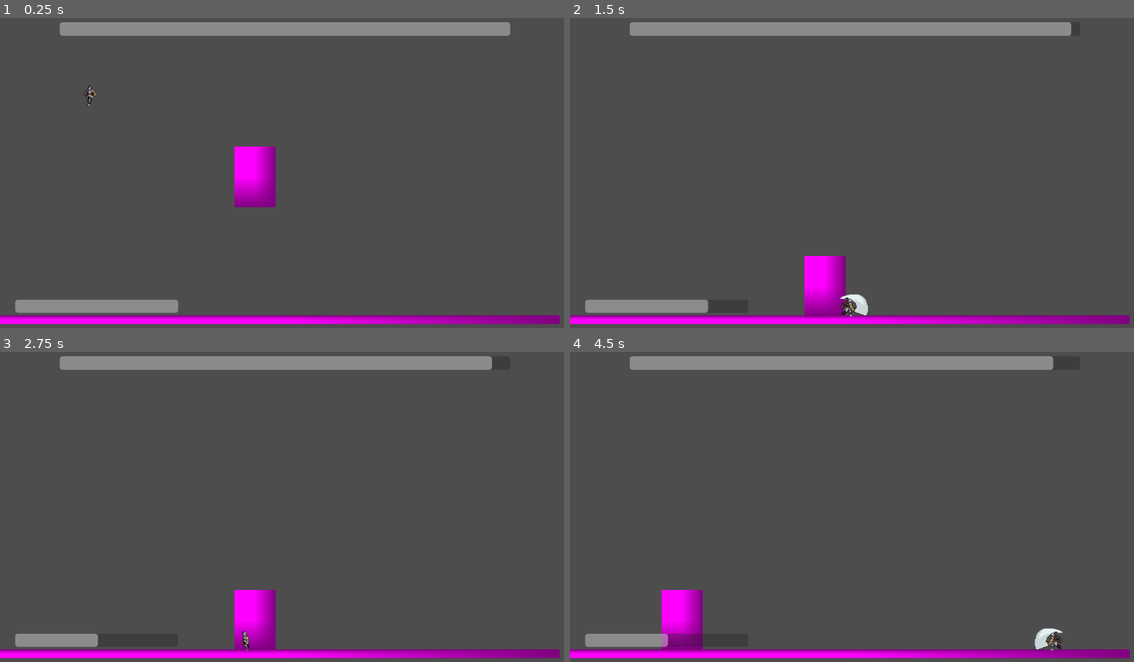
Above: before the commit, frames 1-4 (two rows, left to right).
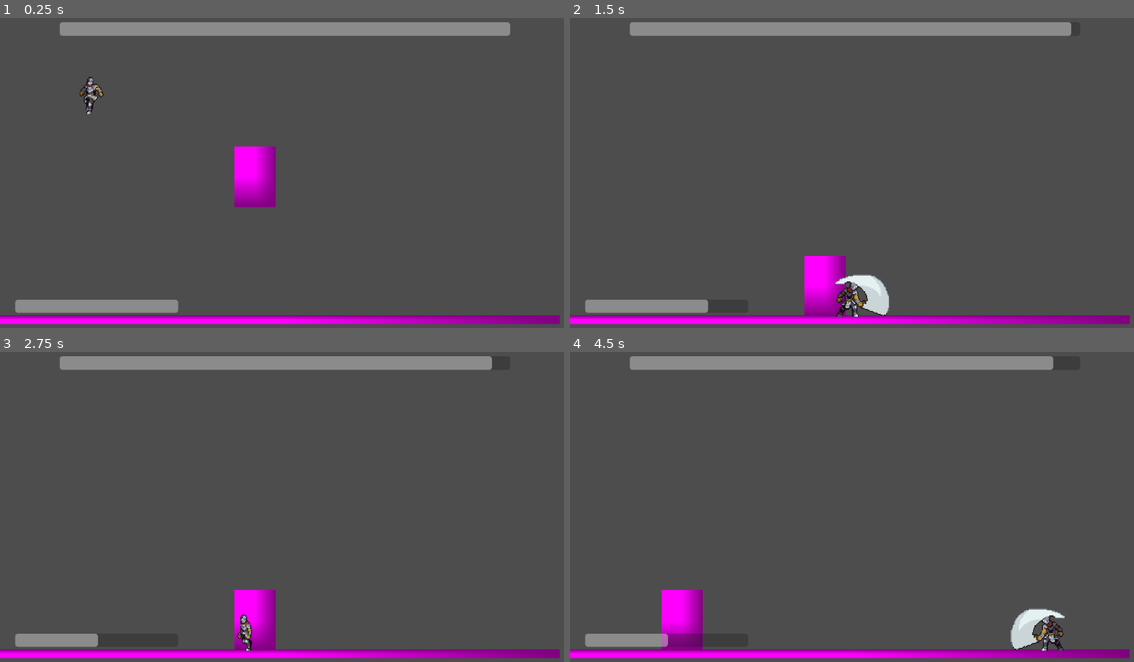
Above: after the commit, the same moments.

Repository: AnirvinyaKolli/SlimeSlayer-gamejam
Game: Godot game, scene res://testing/test_scene.tscn
Two runs of this game, one before a commit and one after it. Both use one fixed random seed, a clock stepped at 60 frames per second and the inputs below.
Inputs (mouse positions are in pixels of both pictures, inside the frame that each line leads up to):
- Up to frame 1 (0.25 s): no input
- Up to frame 2 (1.5 s): move the mouse to (976, 154) at 0.52 s; hold D (RIGHT) from 0.53 s (still down); click (976, 154) at 0.6 s; tap W (JUMP) at 0.77 s; move the mouse to (739, 185) at 1.27 s; click (739, 185) at 1.35 s
- Up to frame 3 (2.75 s): tap W (JUMP) at 1.52 s; move the mouse to (338, 432) at 2.02 s; release D (RIGHT) at 2.03 s; hold A (LEFT) from 2.03 s (still down); click (338, 432) at 2.1 s
- Up to frame 4 (4.5 s): move the mouse to (823, 565) at 2.77 s; release A (LEFT) at 2.78 s; hold D (RIGHT) 2.78-4.28 s; click (823, 565) at 2.85 s; tap W (JUMP) at 3.02, 3.77 s; move the mouse to (1021, 550) at 3.52 s; click (1021, 550) at 3.6 s; move the mouse to (682, 457) at 4.27 s; hold A (LEFT) from 4.28 s (still down); click (682, 457) at 4.35 s

The runs differ from the first frame. In frame 1, 0.2% of the frame differs, in the area x 14-19%, y 18-31%; in frame 2, 1.0%, in the area x 46-57%, y 82-97%; in frame 3, 0.2%; in frame 4, 0.9%.

Commit message:
player size change

Diff:
--- a/slimeslayer/boss_fight_section/boss/abusive_father.tscn
+++ b/slimeslayer/boss_fight_section/boss/abusive_father.tscn
@@ -8,7 +8,7 @@
 size = Vector2(47.6562, 84.6006)
 
 [sub_resource type="RectangleShape2D" id="RectangleShape2D_oh0os"]
-size = Vector2(83, 11)
+size = Vector2(83, 1)
 
 [sub_resource type="RectangleShape2D" id="RectangleShape2D_24g1y"]
 size = Vector2(84, 100.5)
@@ -28,7 +28,8 @@
 [node name="hit_box" type="Area2D" parent="."]
 
 [node name="CollisionShape2D" type="CollisionShape2D" parent="hit_box"]
-position = Vector2(-0.5, 55.5)
+position = Vector2(-0.5, 60.5)
+scale = Vector2(1.08932, 0.142851)
 shape = SubResource("RectangleShape2D_oh0os")
 debug_color = Color(0.976573, 0, 0.410822, 0.42)
 
--- a/slimeslayer/boss_fight_section/player/boss_fight_player.tscn
+++ b/slimeslayer/boss_fight_section/player/boss_fight_player.tscn
@@ -15,6 +15,7 @@
 height = 66.0
 
 [node name="CharacterBody2D" type="CharacterBody2D"]
+scale = Vector2(1.91632, 1.88)
 collision_layer = 2
 script = ExtResource("1_oul6g")
 
--- a/slimeslayer/boss_fight_section/player/player_controller.gd
+++ b/slimeslayer/boss_fight_section/player/player_controller.gd
@@ -16,7 +16,8 @@
 
 func _ready() -> void:
 	attack_timer.wait_time = sprite.sprite_frames.get_frame_count("attack") / sprite.sprite_frames.get_animation_speed("attack")
-
+	hit_box.monitoring = false
+	hit_box.set_collision_layer_value(1, false)
 
 func _physics_process(delta):
 	if not is_on_floor():
--- a/slimeslayer/project.godot
+++ b/slimeslayer/project.godot
@@ -24,6 +24,10 @@
 [display]
 
 window/vsync/vsync_mode=0
+
+[dotnet]
+
+project/assembly_name="SlimeSlayer"
 
 [global_group]
 
